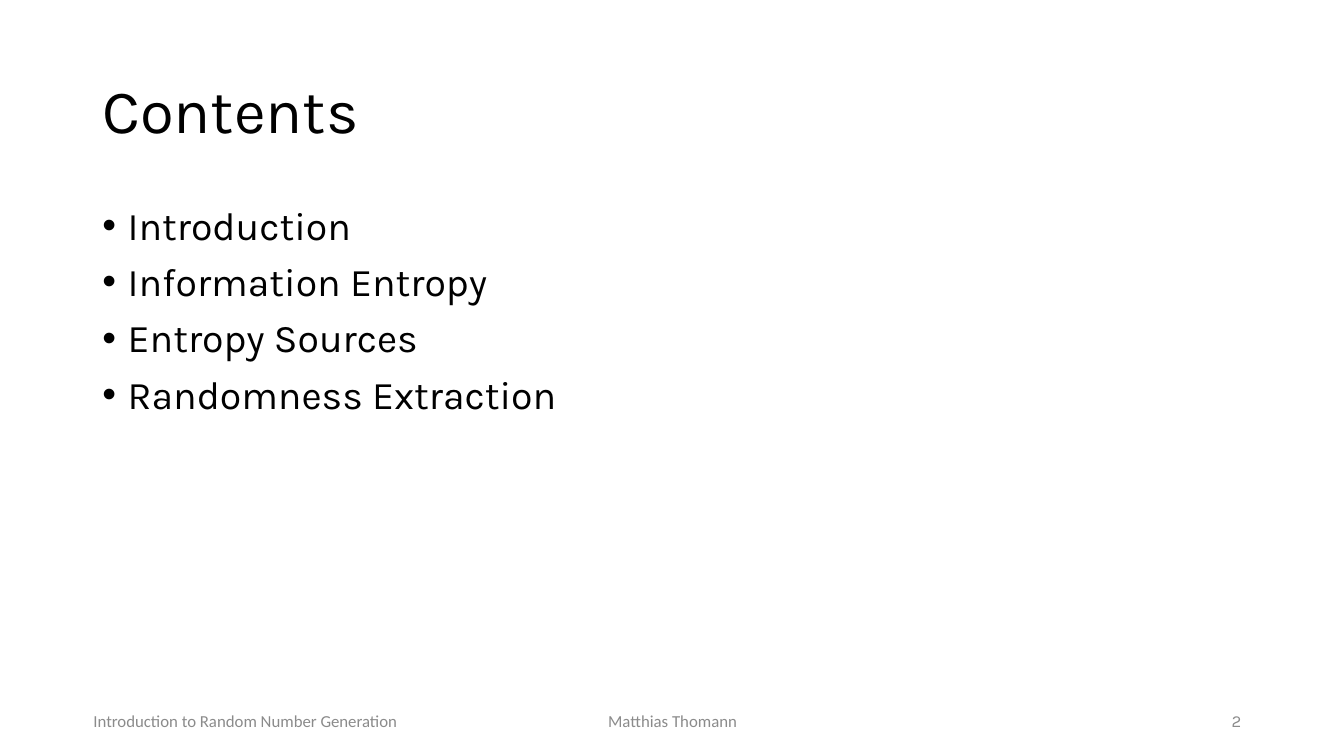
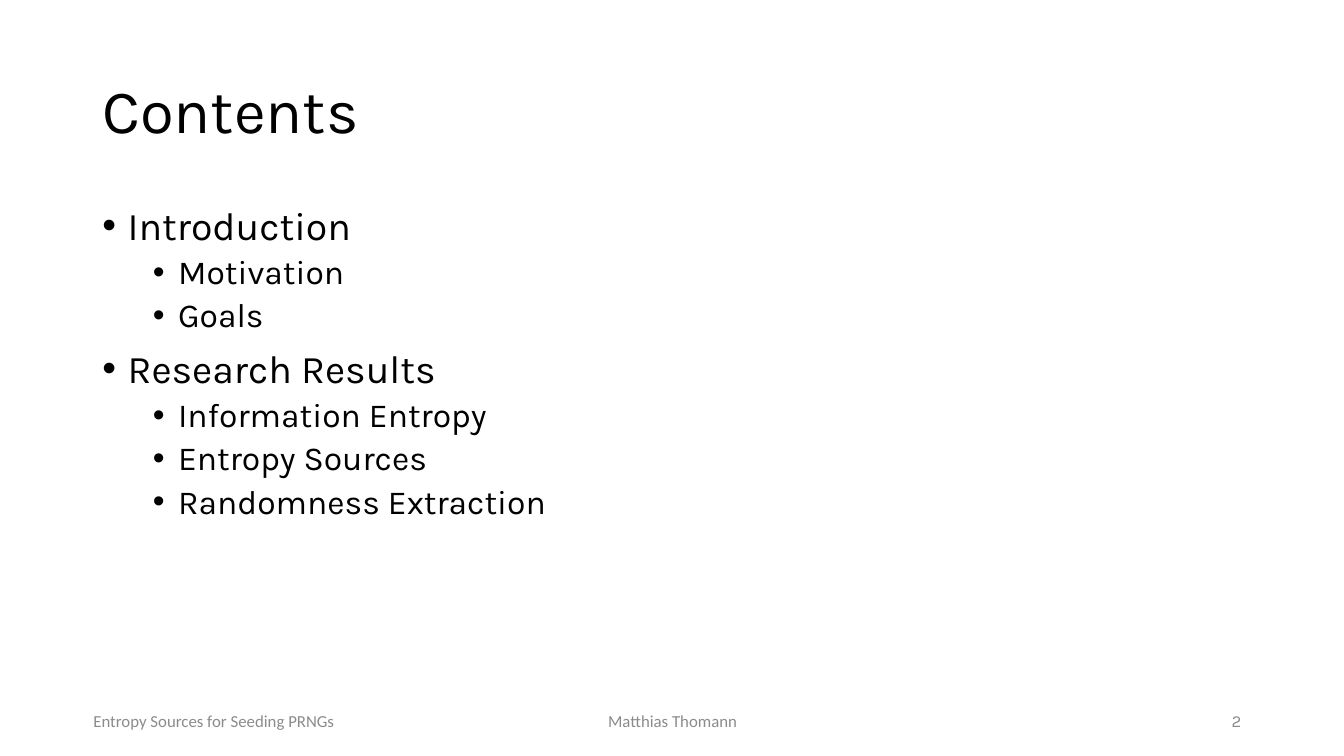
Before and after one commit to mth0348/info-seminar, a slide deck: slide 2 of presentation/presentation.pptx. Drawn at 1344x756 pixels with LibreOffice and Linux fonts; fonts in the diff are those of the drawing. Boxes give left, top, right and bottom in pixels: in the first picture for what was removed or moved away, otherwise in the second. Text is boxed around its words. In the diff, an @@ line names an element or a change of style, - is before the commit and + after.

```diff
--- a/presentation/presentation.pptx
+++ b/presentation/presentation.pptx
@@ text at bbox=[128, 261, 436, 384]: paragraphs added @@
+  • Motivation
+  • Goals
+• Research Results
@@ text at bbox=[178, 404, 546, 515]: size 28 to 24 pt in "Information Entropy", "Entropy Sources", "Randomness Extraction"; list level 1 to 2 in "Information Entropy"; list level 1 to 2 in "Entropy Sources"; list level 1 to 2 in "Randomness Extraction" @@
@@ text at bbox=[93, 715, 334, 730]: text changed @@
-Introduction to Random Number Generation
+Entropy Sources for Seeding PRNGs
```
Also in this commit, not shown: 7 other slides changed, 8 slides added, 3 slides removed, 4 other files.
